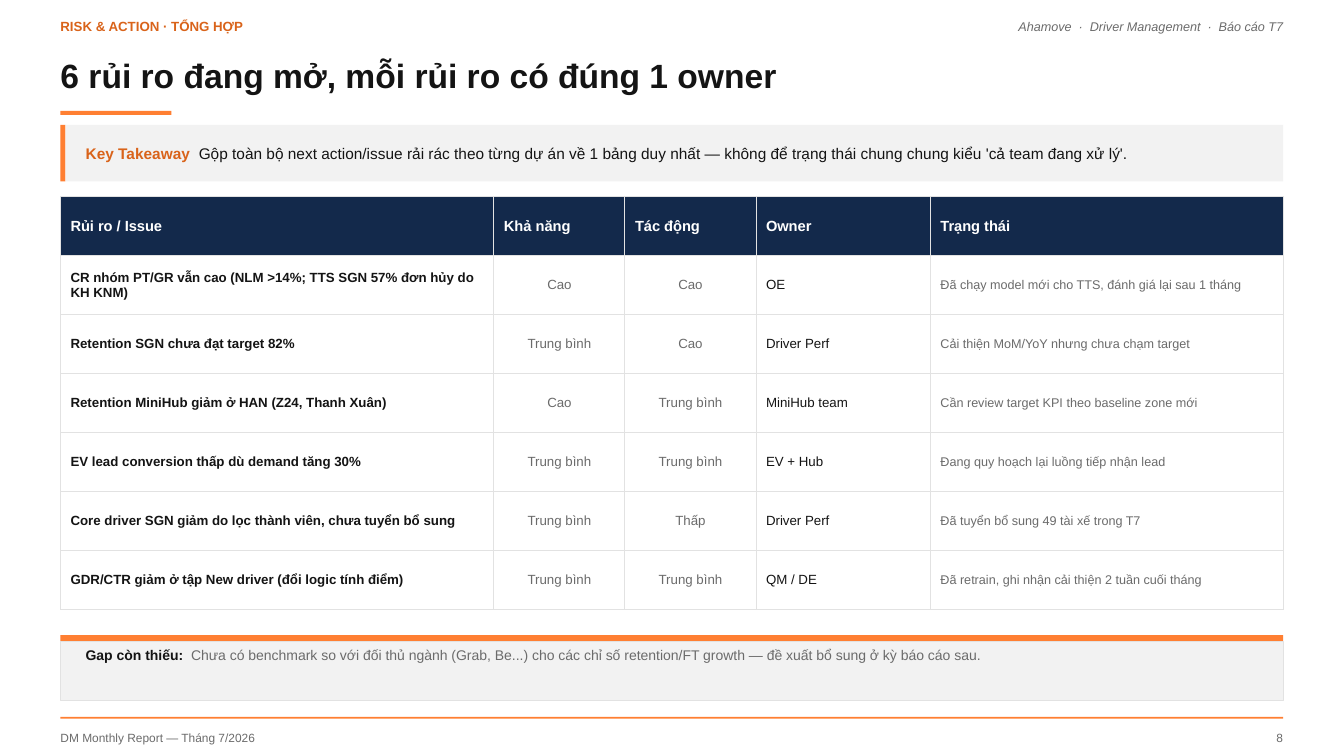
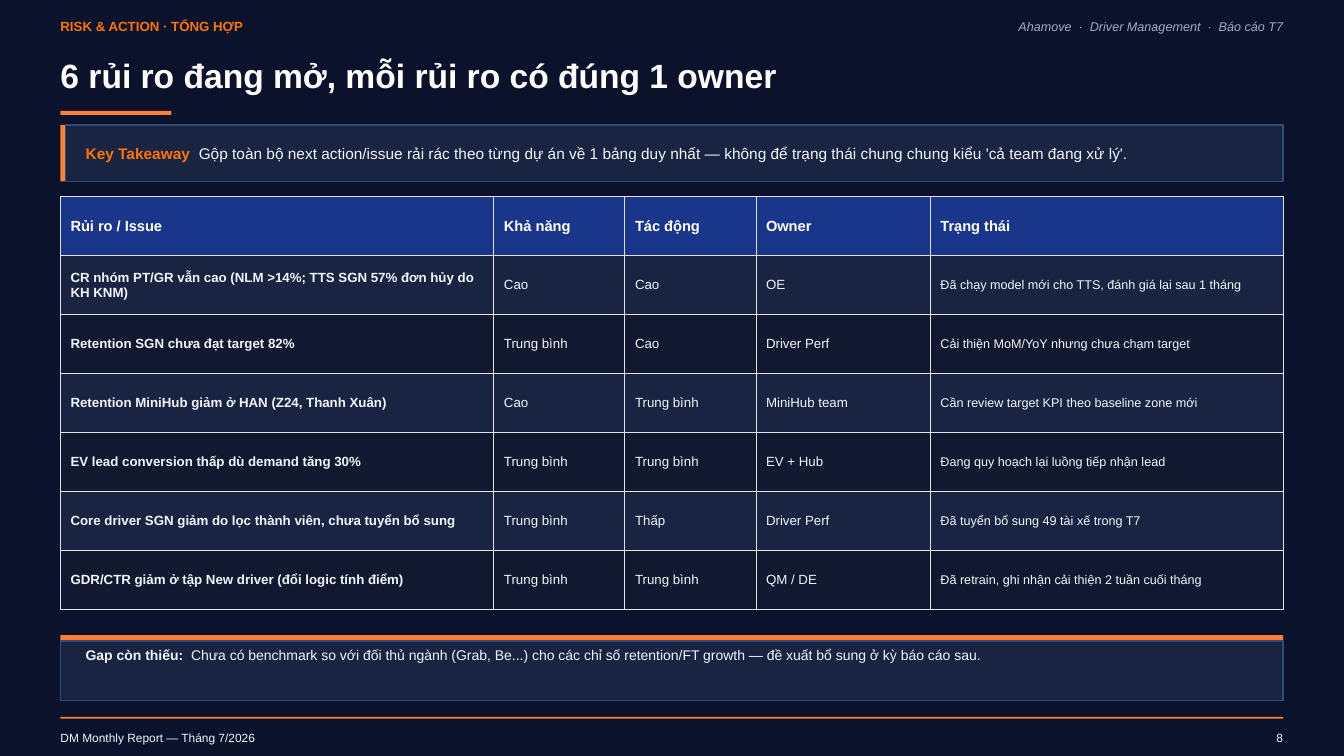
Before and after one commit to Khanhsnef/pulucowork, a slide deck: slide 9 of Data sources/BaoCao_ThangDM_T7_Core_v7_1.pptx. Drawn at 1344x756 pixels with LibreOffice and Linux fonts; fonts in the diff are those of the drawing. Boxes give left, top, right and bottom in pixels: in the first picture for what was removed or moved away, otherwise in the second. Text is boxed around its words. In the diff, an @@ line names an element or a change of style, - is before the commit and + after.

```diff
--- a/Data sources/BaoCao_ThangDM_T7_Core_v7_1.pptx
+++ b/Data sources/BaoCao_ThangDM_T7_Core_v7_1.pptx
@@ background #FFFFFF to #0B132C @@
@@ text "RISK & ACTION · TỔNG ..." at bbox=[60, 20, 243, 34]: text colour #D9631A to #FF7300 @@
@@ text "Ahamove · Driver Management · ..." at bbox=[1018, 21, 1283, 34]: text colour #6B6B6B to #A0AEC0 @@
@@ text "6 rủi ro đang mở, ..." at bbox=[60, 61, 776, 95]: text colour #141414 to #FFFFFF @@
@@ rectangle at bbox=[66, 125, 1284, 181]: fill #F2F2F2 to #182442; outline none to #324B78 1 pt @@
@@ text "Key Takeaway Gộp toàn bộ ..." at bbox=[86, 146, 1127, 162]: text colour #D9631A to #FF7300 in "Key Takeaway"; text colour #141414 to #F1F5F9 @@
@@ table at bbox=[60, 197, 1284, 610] @@
@@ fill #13294B to #1A368A in row 1 @@
@@ fill none to #182442 in 15 cells @@
@@ fill none to #101930 in 15 cells @@
@@ text colour #141414 to #F1F5F9 in "CR nhóm PT/GR vẫn cao (NLM >14%; ...", "OE", "Retention SGN chưa đạt target 82%", "Driver Perf" and 8 more places @@
@@ text colour #6B6B6B to #F1F5F9 in "Cao", "Cao", "Đã chạy model mới cho TTS, đánh ...", "Trung bình" and 14 more places @@
@@ alignment centre to left @@
@@ rectangle at bbox=[60, 641, 1284, 701]: fill #F2F2F2 to #182442; outline #E2E2E2 0.75 pt to #324B78 1 pt @@
@@ text "Gap còn thiếu: Chưa có ..." at bbox=[86, 648, 980, 663]: text colour #141414 to #F1F5F9 in "Gap còn thiếu:"; text colour #6B6B6B to #F1F5F9 in "Chưa có benchmark so với đối thủ ..." @@
@@ text "DM Monthly Report — Tháng ..." at bbox=[60, 733, 254, 745]: text colour #6B6B6B to #F1F5F9 @@
@@ text "8" at bbox=[1276, 733, 1283, 742]: text colour #6B6B6B to #F1F5F9 @@
```
Also in this commit, not shown: 10 other slides changed, 40 other files.
